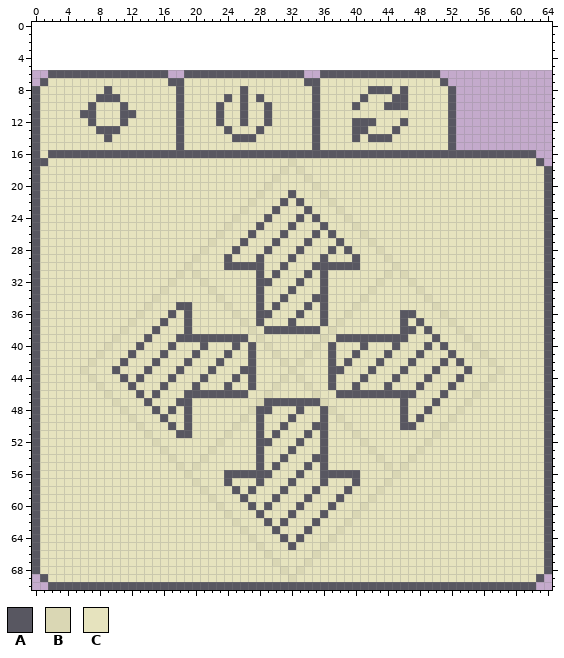
Pixel-art file, stored at assets/sprites/tooltip_sprite_64x64.aseprite. Above is the file before it was changed.
65x65 pixels, 1 frame. The old version is drawn lined up with the new one, on the new canvas.
Palette (. is transparent): A #585761  B #dad7b4  C #e6e3be
The same view after the edit:
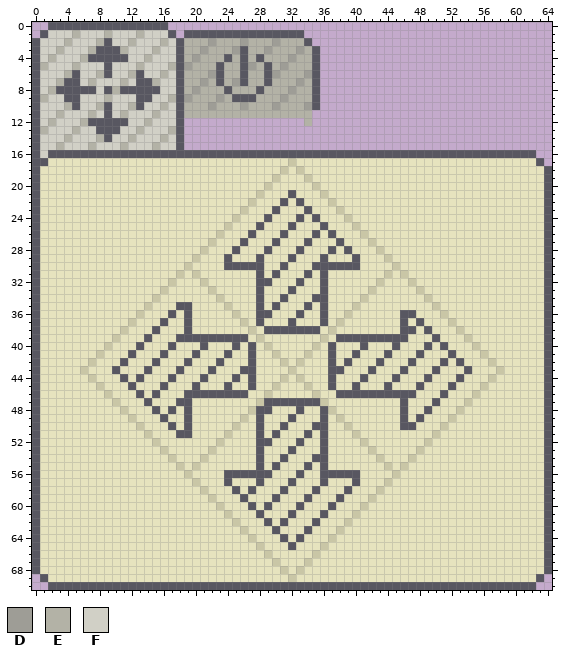
Colours new in this view: D #9e9d96  E #b3b2a6  F #d1d0c6
Difference:
canvas 65x65 -> 65x71, the old top-left corner now at 0,6
colour B: #dad7b4 -> #c9c6a6
y 0: x 2..16 ............... -> AAAAAAAAAAAAAAA
y 1: x 1..17 ................. -> AFFFEFFFEFFFEFFFA; x 19..33 ............... -> AAAAAAAAAAAAAAA
y 2: x 0..34 ................................... -> AFFFEFFFEAFFEFFFEFAEEEDEEEDEEEDEEEA
y 3: x 0..35 .................................... -> AFFEFFFEAAAEFFFEFFAEEDEEEDAEEDEEEDEA
y 4: x 0..35 .................................... -> AFEFFFEAAAAAFFEFFFAEDEEEAEAEAEEEDEEA
y 5: x 0..35 .................................... -> AEFFFEFFFAFFFEFFFEADEEEAEEADEAEDEEEA
y 6: x 0..4 ..AAA -> AFFFE; x 6..8 AAA -> FFE; x 10..12 AAA -> FFE; x 14..22 AAA..AAAA -> FFEFAEEED; x 24..25 AA -> EE; x 27..28 AA -> EE; x 30..50 AAAA..AAAAAAAAAAAAAAA -> DEEEDA...............
y 7: x 0..17 .ACCCCCCCCCCCCCCCA -> AFFEAAFEFFFEFAAEFF; x 19..34 CCCCCCCCCCCCCCCA -> EEDEAEDAEEAEEEDE; x 36..51 CCCCCCCCCCCCCCCA -> ................
y 8: x 1..8 CCCCCCCC -> FEAAAAAF; x 10..17 CCCCCCCC -> EAAAAAFF; x 19..34 CCCCCCCACCCCCCCC -> EDEEEAEEEAEEEDEE; x 36..52 CCCCCCAAACACCCCCA -> .................
y 9: x 1..17 CCCCCCCAAACCCCCCC -> EFFAAFFFEFFFAAFFE; x 19..25 CCCCCAC -> DEEEDEA; x 27..34 CACCCCCC -> AEEEDEEE; x 36..52 CCCCCACCCAACCCCCA -> .................
y 10: x 1..17 CCCCCCACCCACCCCCC -> FFFEAFFEAFFEAFFEF; x 19..34 CCCCACCACCACCCCC -> EEEDEEEDEEEDEEED; x 36..52 CCCCACCCAAACCCCCA -> .................
y 11: x 1..17 CCCCCAACCCAACCCCC -> FFEFFFEFAFEFFFEFF; x 19..52 CCCCACCACCACCCCCACCCCCCCCCCCCCCCCA -> EEEEEEEEEEEEEEEE..................
y 12: x 1..6 CCCCCC -> FEFFFE; x 8..10 CCC -> AAA; x 12..17 CCCCCC -> FFEFFF; x 19..52 CCCCACCACCACCCCCACCCCAAACCCACCCCCA -> ...............E..................
y 13: x 1..7 CCCCCCC -> EFFFEFF; x 11..17 CCCCCCC -> FFEFFFE; x 19..52 CCCCCACCCACCCCCCACCCCAACCCACCCCCCA -> ..................................
y 14: x 1..8 CCCCCCCC -> FFFEFFFE; x 10..17 CCCCCCCC -> FFEFFFEF; x 19..52 CCCCCCAAACCCCCCCACCCCACAAACCCCCCCA -> ..................................
y 15: x 1..17 CCCCCCCCCCCCCCCCC -> FFEFFFEFFFEFFFEFF; x 19..52 CCCCCCCCCCCCCCCCACCCCCCCCCCCCCCCCA -> ..................................
y 16: x 1 C -> F
Boxes around the changes in both pictures, in picture pixels (x1, y1, x2, y2):
changed: (32, 22, 504, 582)
